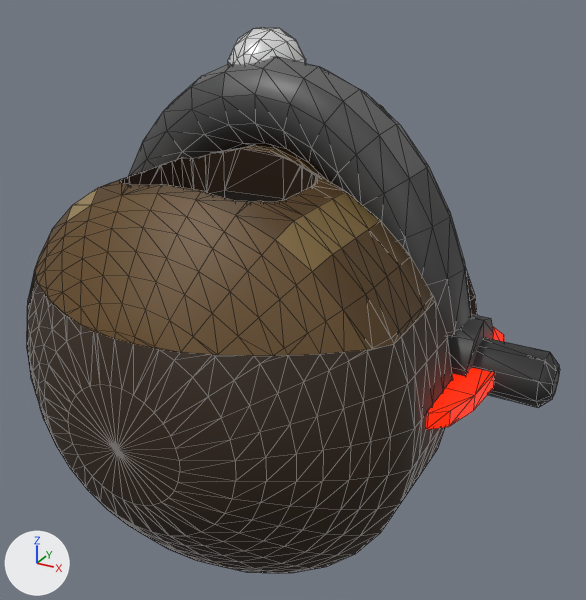
The glTF model public/models/enemies/newsh2-159-f4.glb: old version first, new version second.
Before and after are seen from a 50 mm lens placed at (1.242, -2.158, 1.189), pointed at (0.098, -0.079, 0.149). Every picture has the same lights, and +X, +Y and +Z are marked at lower left. The first picture is the older version. Mesh edges are drawn as thin lines. Vertices at exactly the same position are counted once.

Objects in the first picture: 'newsh2-159-f4'.
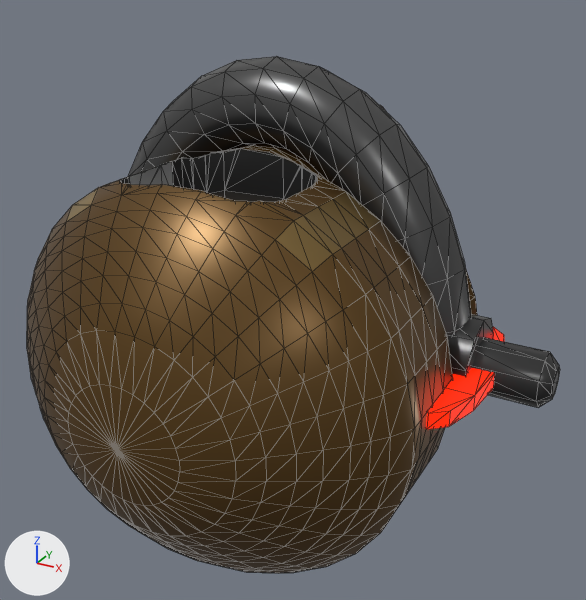
What differs and where, as boxes (x1, y1, x2, y2) in the pictures (586 x 600 px):
'newsh2-159-f4', surface changed, reshaped: before (27, 27, 560, 573); after (27, 56, 560, 573)
part 1 of me_newsh2_159_f4, deleted: before (227, 27, 306, 64)
part 2 of me_newsh2_159_f4, reshaped: (28, 247, 475, 402) in both
part 3 of me_newsh2_159_f4, recoloured: (39, 144, 421, 309) in both
part 4 of me_newsh2_159_f4, recoloured: (120, 149, 317, 194) in both
part 5 of me_newsh2_159_f4, edited (looks the same): (448, 314, 560, 408) in both
part 6 of me_newsh2_159_f4, recoloured: (27, 283, 477, 573) in both
part 7 of me_newsh2_159_f4, edited (looks the same): (128, 72, 471, 337) in both

The change, as a diff of the scene's bpy script:
```diff
--- a/public/models/enemies/newsh2-159-f4.glb.py
+++ b/public/models/enemies/newsh2-159-f4.glb.py
@@ mat_pal_7_newsh2_159 @@
 mat_pal_7_newsh2_159.base_color = (0.109, 0.109, 0.109)  # dark grey #5d5d5d
-mat_pal_7_newsh2_159.roughness = 0.45
+mat_pal_7_newsh2_159.roughness = 0.3
+mat_pal_7_newsh2_159.metallic = 0.8
@@ mat_pal_26_newsh2_159 @@
 mat_pal_26_newsh2_159.base_color = (0.323, 0.223, 0.0908)  # brown #9a8255
-mat_pal_26_newsh2_159.metallic = 0.05
+mat_pal_26_newsh2_159.metallic = 0.55
@@ mat_pal_24_newsh2_159 @@
 mat_pal_24_newsh2_159.base_color = (0.205, 0.13, 0.0395)  # brown #7d6538
-mat_pal_24_newsh2_159.metallic = 0.05
+mat_pal_24_newsh2_159.metallic = 0.55
@@ mat_pal_22_newsh2_159 @@
 mat_pal_22_newsh2_159.base_color = (0.13, 0.0666, 0.0144)  # brown #654920
-mat_pal_22_newsh2_159.metallic = 0.05
-mat_pal_22_newsh2_159.roughness = 0.55
+mat_pal_22_newsh2_159.metallic = 0.55
+mat_pal_22_newsh2_159.roughness = 0.35
@@ mat_pal_5_newsh2_159 @@
 mat_pal_5_newsh2_159.base_color = (0.0595, 0.0595, 0.0595)  # dark grey #454545
+mat_pal_5_newsh2_159.roughness = 0.3
+mat_pal_5_newsh2_159.metallic = 0.75
@@ me_newsh2_159_f4 @@
 # used by ob_newsh2_159_f4; location = (0.0, 0.0, 0.0)
-me_newsh2_159_f4.from_pydata(...)  # 1525 vertices, 3010 faces; spans x -0.92..0.92, y -0.84..0.58, z -0.63..0.95
-me_newsh2_159_f4.materials.append(mat_pal_25_newsh2_159)  # brown #8e7145
+me_newsh2_159_f4.from_pydata(...)  # 1373 vertices, 2710 faces; spans x -0.92..0.92, y -0.84..0.58, z -0.63..0.88
+# me_newsh2_159_f4 part 1: the loose piece of 74 vertices spanning x -0.2..0.03, y -0.04..0.21, z 0.72..0.95 is deleted
+# me_newsh2_159_f4 part 2
+# 78 vertices are removed from x -0.59..0.59, y -0.77..0.45, z 0.28
+# 309 faces are deleted
+# 153 new faces join them, mat_pal_22_newsh2_159 (brown #654920)
+# me_newsh2_159_f4 part 3: 284 faces spanning x -0.59..0.59, y -0.52..0.17, z 0.29..0.63 switch from mat_pal_21_newsh2_159 (brown #553c18) to mat_pal_22_newsh2_159 (brown #654920)
+# me_newsh2_159_f4 part 4: 73 faces spanning x -0.27..0.25, y -0.5..-0.13, z 0.46..0.63 switch from mat_pal_18_newsh2_159 (brown #2c1804) to mat_pal_7_newsh2_159 (dark grey #5d5d5d)
+# me_newsh2_159_f4 part 5: 160 faces spanning x -0.92..0.92, y -0.14..0.14, z -0.11..0.18 switch from mat_pal_4_newsh2_159 (dark grey #343434) to mat_pal_5_newsh2_159 (dark grey #454545)
+# me_newsh2_159_f4 part 6: 1212 faces spanning x -0.66..0.66, y -0.84..0.49, z -0.63..0.28 switch from mat_pal_163_newsh2_159 (brown #302010) to mat_pal_22_newsh2_159 (brown #654920)
+# me_newsh2_159_f4 part 7: 296 faces spanning x -0.67..0.67, y -0.13..0.13, z -0.01..0.84 switch from mat_pal_5_newsh2_159 (dark grey #454545) to mat_pal_7_newsh2_159 (dark grey #5d5d5d)
 me_newsh2_159_f4.materials.append(mat_pal_166_newsh2_159)
-me_newsh2_159_f4.materials.append(mat_pal_14_newsh2_159)  # white #e7e7e7
 me_newsh2_159_f4.materials.append(mat_pal_26_newsh2_159)
```
